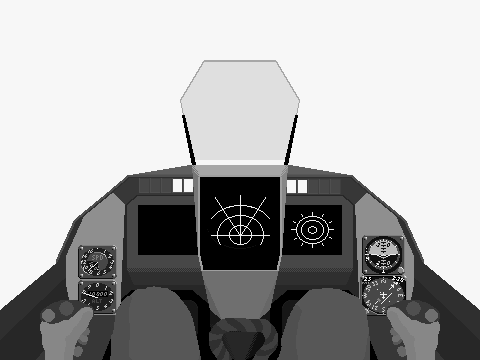
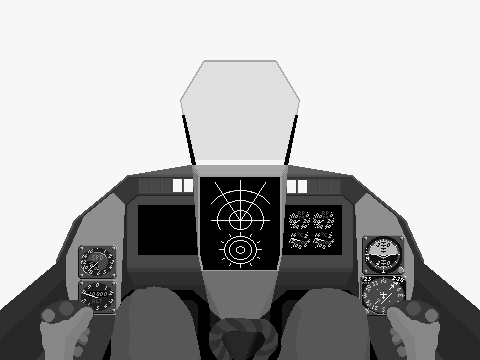
Two versions of the same layered image (480x360). Layer-by-layer changes:
painted on "Rafale_Frgr" over <box>207,180,334,268</box>
painted on "Rafale_Bkgr" over <box>289,211,334,249</box>
